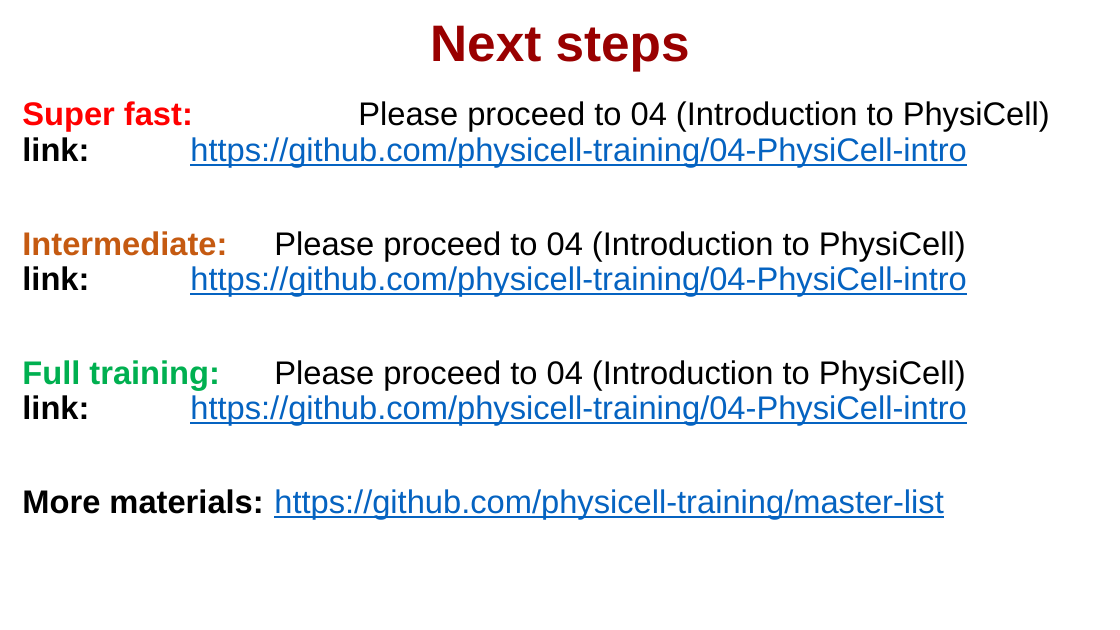
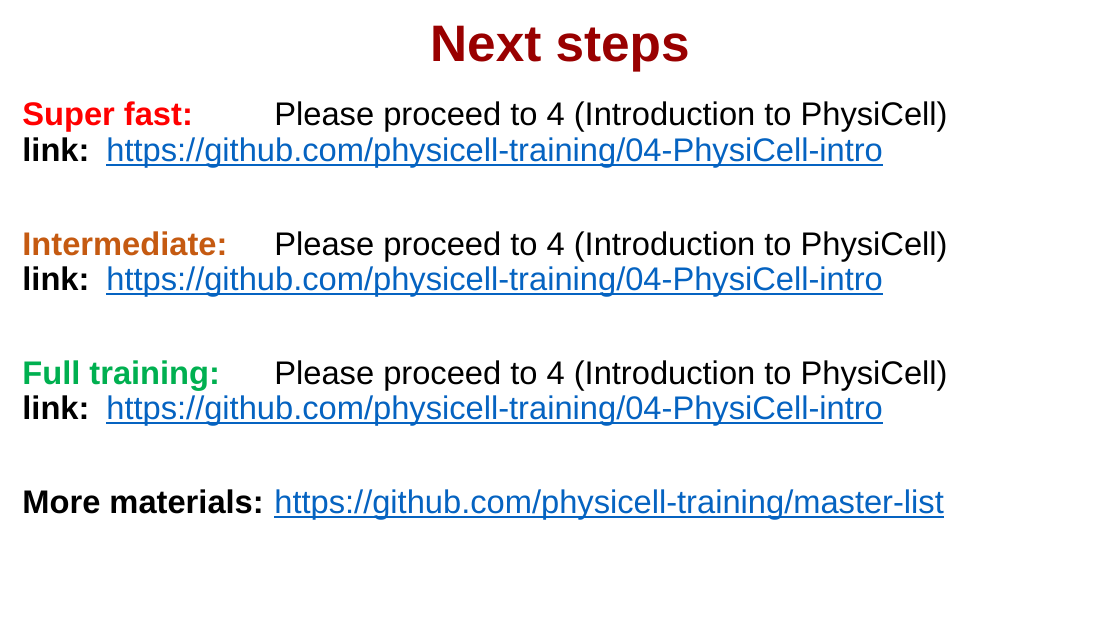
Before and after one commit to physicell-training/03-What-is-ABM, a slide deck: slide 2 of pptx_source/03-What-is-ABM.pptx. Drawn at 1120x630 pixels with LibreOffice and Linux fonts; fonts in the diff are those of the drawing; background and template pictures are left out. Boxes give left, top, right and bottom in pixels: in the first picture for what was removed or moved away, otherwise in the second. Text is boxed around its words. In the diff, an @@ line names an element or a change of style, - is before the commit and + after.

```diff
--- a/pptx_source/03-What-is-ABM.pptx
+++ b/pptx_source/03-What-is-ABM.pptx
@@ text at (22,101,948,425): text changed @@
-Super fast: Please proceed to 04 (Introduction to PhysiCell)
-link: https://github.com/physicell-training/04-PhysiCell-intro
-Intermediate: Please proceed to 04 (Introduction to PhysiCell)
-link: https://github.com/physicell-training/04-PhysiCell-intro
-Full training: Please proceed to 04 (Introduction to PhysiCell)
-link: https://github.com/physicell-training/04-PhysiCell-intro
+Super fast: Please proceed to 4 (Introduction to PhysiCell)
+link: https://github.com/physicell-training/04-PhysiCell-intro
+Intermediate: Please proceed to 4 (Introduction to PhysiCell)
+link: https://github.com/physicell-training/04-PhysiCell-intro
+Full training: Please proceed to 4 (Introduction to PhysiCell)
+link: https://github.com/physicell-training/04-PhysiCell-intro
```
Also in this commit, not shown: 2 other slides changed.
